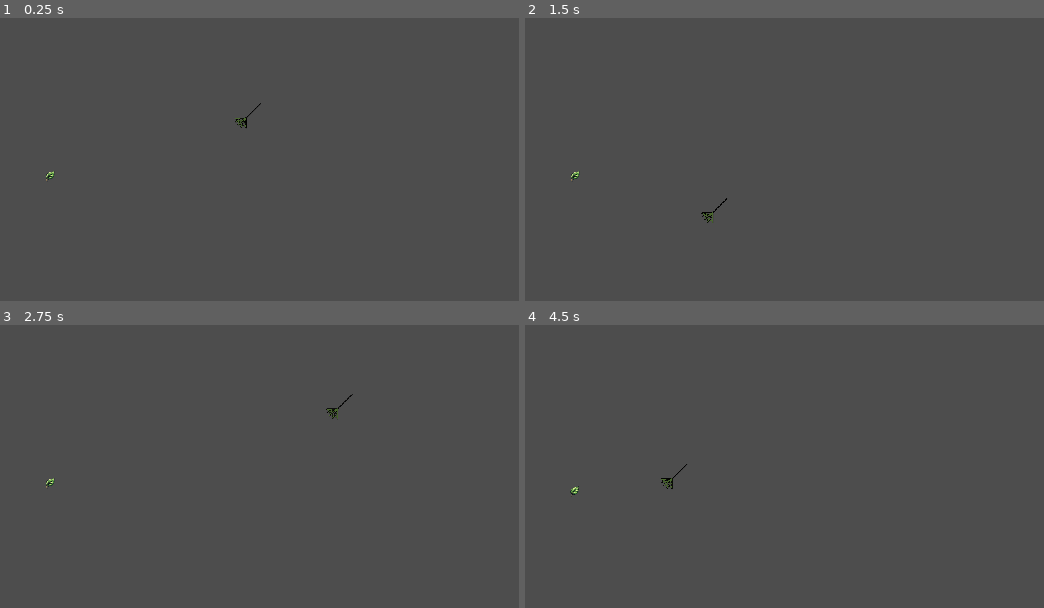
Above: before the commit, frames 1-4 (two rows, left to right).
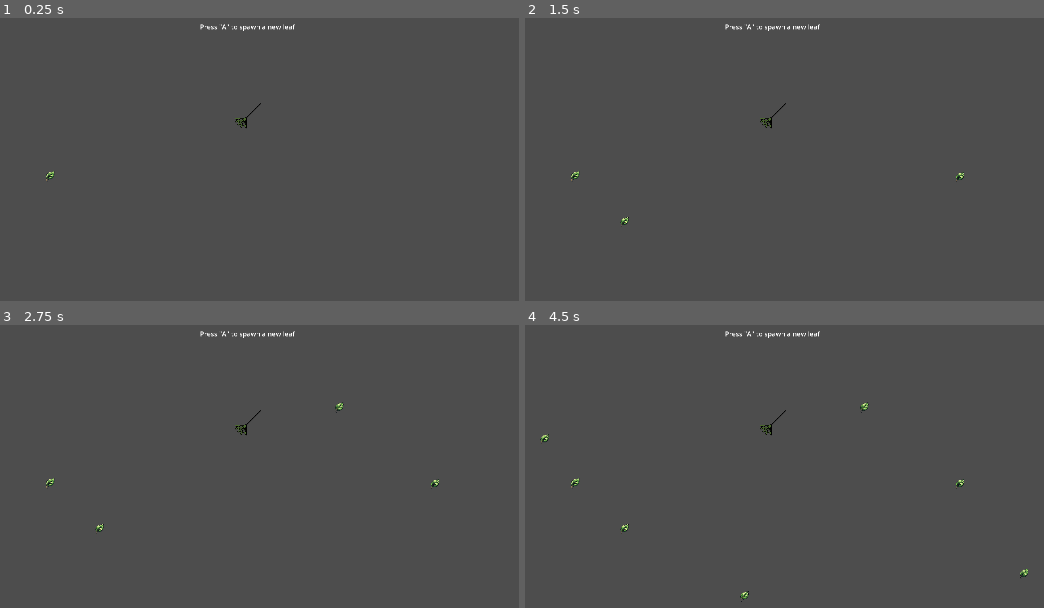
Above: after the commit, the same moments.

Repository: Patradax/sustainable-society-group-af
Game: Godot game, scene res://sweep.tscn
The game is run twice, just before and just after one commit, with the same random seed, the same clock (stepped at 60 frames per second) and the same inputs. This scene is started directly instead of the project's main scene.
Inputs (mouse positions are in pixels of both pictures, inside the frame that each line leads up to):
- Up to frame 1 (0.25 s): no input
- Up to frame 2 (1.5 s): tap A (A, bound only after the commit) at 0.5, 0.6, 1.25 s; move the mouse to (960, 176) at 0.52 s; click (960, 176) at 0.67 s; drag from (623, 221) to (955, 182) at 1.27 s
- Up to frame 3 (2.75 s): tap A (A, bound only after the commit) at 2, 2.1 s; move the mouse to (337, 407) at 2.02 s; click (337, 407) at 2.17 s
- Up to frame 4 (4.5 s): tap A (A, bound only after the commit) at 2.75, 3.5, 3.6, 4.25 s; drag from (742, 596) to (545, 438) at 2.77 s; move the mouse to (1023, 574) at 3.52 s; click (1023, 574) at 3.67 s; drag from (545, 438) to (1018, 579) at 4.27 s

The runs differ from the first frame. In frame 1, 0.2% of the frame differs, in the area x 38-57%, y 2-5%; in frame 2, 0.3%; in frame 3, 0.4%; in frame 4, 0.6%, in the area x 2-97%, y 2-98%.

Commit message:
base system for sweep game complete

Diff:
--- a/leaf.gd
+++ b/leaf.gd
@@ -4,17 +4,19 @@
 var knockback_timer : float = 0
 
 func _physics_process(delta: float) -> void:
+	# controls physics of leaf in order to sweep
 	if knockback_timer > 0.0:
 		velocity = knockback
 		knockback_timer -= delta
 		if knockback_timer <= 0.0:
 			knockback = Vector2.ZERO
 	else:
-		velocity = Vector2.ZERO
+		velocity = Vector2.ZERO # forces leaf to stop when no rake is no longer colliding
 	move_and_slide()
 
 
 
 func apply_knockback(direction: Vector2, force: float, knockback_duration: float) -> void:
+	# applies knockback to leaf
 	knockback = direction * force
 	knockback_timer = knockback_duration
--- a/leaf.tscn
+++ b/leaf.tscn
@@ -7,6 +7,7 @@
 radius = 282.1436
 
 [node name="leaf" type="CharacterBody2D" groups=["leaf"]]
+scale = Vector2(0.05, 0.05)
 collision_layer = 2
 collision_mask = 0
 motion_mode = 1
--- /dev/null
+++ b/notes_sweep.gd
@@ -0,0 +1,4 @@
+extends Node
+
+
+#
--- a/project.godot
+++ b/project.godot
@@ -24,6 +24,14 @@
 
 leaf=""
 
+[input]
+
+A={
+"deadzone": 0.2,
+"events": [Object(InputEventKey,"resource_local_to_scene":false,"resource_name":"","device":-1,"window_id":0,"alt_pressed":false,"shift_pressed":false,"ctrl_pressed":false,"meta_pressed":false,"pressed":false,"keycode":0,"physical_keycode":65,"key_label":0,"unicode":97,"location":0,"echo":false,"script":null)
+]
+}
+
 [layer_names]
 
 2d_physics/layer_1="player_interact"
--- a/rake.gd
+++ b/rake.gd
@@ -3,21 +3,33 @@
 var is_grabbed : bool = false
 
 func _process(delta: float) -> void:
-	if is_grabbed:
+	if is_grabbed: # makes rake follow mouse when grabbed
 		var mouse_pos = get_global_mouse_position()
 		global_position = lerp(global_position, mouse_pos, 20 * delta)
 		return
 
-func _input(event: InputEvent) -> void:
+func _on_area_2d_body_entered(body: Node2D) -> void:
+	# checks if colliding with leaf before doing anything
+	if body.is_in_group("leaf"):
+		var knockback_direction = (body.global_position - global_position).normalized()
+		body.apply_knockback(knockback_direction, 100, 0.12)
+		print(knockback_direction)
+
+
+func _on_input_event(_viewport: Node, event: InputEvent, _shape_idx: int) -> void:
 	if event is InputEventMouseButton and event.button_index == MOUSE_BUTTON_LEFT:
 		if event.pressed:
 			is_grabbed = true
+			print("I've been grabbed")
+		else:
+			is_grabbed = false
+			print("I've been let go")
 
 
-
-func _on_area_2d_body_entered(body: Node2D) -> void:
-	if body.is_in_group("leaf"):
-		var knockback_direction = (body.global_position - global_position).normalized()
-		body.apply_knockback(knockback_direction, 150, 0.12)
-		print(knockback_direction)
-	pass # Replace with function body.
+# references
+# for drag and drop system
+# https://www.youtube.com/watch?v=5OryPrQMX1Y
+# for sweep(knockback) system
+# https://www.youtube.com/watch?v=ksLKc9oACQA
+# for why rake detects input outside of itself (bug fixed, see input_pickable in godot docs)
+# https://www.youtube.com/watch?v=UZ2Da4O20sU&t=339s (at 5.42)
--- a/rake.tscn
+++ b/rake.tscn
@@ -4,30 +4,34 @@
 [ext_resource type="Texture2D" uid="uid://hqhf7hds62xn" path="res://Art/selfmade/Imran_Haris/Rake.png" id="1_k7ni1"]
 
 [sub_resource type="CapsuleShape2D" id="CapsuleShape2D_d2ylu"]
-height = 77.87798
+radius = 23.211708
+height = 80.698074
 
-[sub_resource type="CircleShape2D" id="CircleShape2D_wjylf"]
-radius = 14.0
+[sub_resource type="RectangleShape2D" id="RectangleShape2D_d2ylu"]
+size = Vector2(30, 27)
 
 [node name="rake" type="CharacterBody2D"]
 collision_mask = 0
-motion_mode = 1
+input_pickable = true
 script = ExtResource("1_d2ylu")
 
 [node name="Sprite2D" type="Sprite2D" parent="."]
 texture = ExtResource("1_k7ni1")
 
 [node name="holder" type="CollisionShape2D" parent="."]
-position = Vector2(4.9999995, -5)
+position = Vector2(3.0000005, -5)
 rotation = 0.7086037
 shape = SubResource("CapsuleShape2D_d2ylu")
 
 [node name="Area2D" type="Area2D" parent="."]
+position = Vector2(0, -1)
 collision_layer = 4
 collision_mask = 2
+input_pickable = false
 
 [node name="sweeper" type="CollisionShape2D" parent="Area2D"]
-position = Vector2(-15, 14)
-shape = SubResource("CircleShape2D_wjylf")
+position = Vector2(-17, 15.5)
+shape = SubResource("RectangleShape2D_d2ylu")
 
+[connection signal="input_event" from="." to="." method="_on_input_event"]
 [connection signal="body_entered" from="Area2D" to="." method="_on_area_2d_body_entered"]
--- a/sweep.tscn
+++ b/sweep.tscn
@@ -1,13 +1,29 @@
-[gd_scene load_steps=3 format=3 uid="uid://c1fswq4twcgmt"]
+[gd_scene load_steps=4 format=3 uid="uid://c1fswq4twcgmt"]
 
 [ext_resource type="PackedScene" uid="uid://c5guhdlqjsxf1" path="res://leaf.tscn" id="1_ivamr"]
+[ext_resource type="Script" uid="uid://durrbd1jpil3f" path="res://sweepgame.gd" id="1_pktxe"]
 [ext_resource type="PackedScene" uid="uid://bk5apypobfj8d" path="res://rake.tscn" id="2_pktxe"]
 
 [node name="sweep" type="Node2D"]
+script = ExtResource("1_pktxe")
 
 [node name="rake" parent="." instance=ExtResource("2_pktxe")]
 position = Vector2(932, 341)
 
 [node name="leaf" parent="." instance=ExtResource("1_ivamr")]
 position = Vector2(456.99997, 483.99997)
-scale = Vector2(0.05, 0.05)
+
+[node name="Control" type="Control" parent="."]
+layout_mode = 3
+anchors_preset = 5
+anchor_left = 0.5
+anchor_right = 0.5
+grow_horizontal = 2
+
+[node name="Label" type="Label" parent="Control"]
+layout_mode = 0
+offset_left = 817.0
+offset_top = 113.0
+offset_right = 1045.0
+offset_bottom = 136.0
+text = "Press \"A\" to spawn a new leaf"
--- /dev/null
+++ b/sweepgame.gd
@@ -0,0 +1,12 @@
+extends Node2D
+
+@onready var leaf_scene = preload("res://leaf.tscn")
+
+func _process(_delta: float) -> void:
+	if Input.is_action_just_pressed("A"):
+		spawn_leaf()
+
+func spawn_leaf():
+	var leaf = leaf_scene.instantiate()
+	leaf.global_position = get_global_mouse_position()
+	add_child(leaf)
Not shown, added: notes_sweep.gd.uid
Not shown, added: sweepgame.gd.uid
